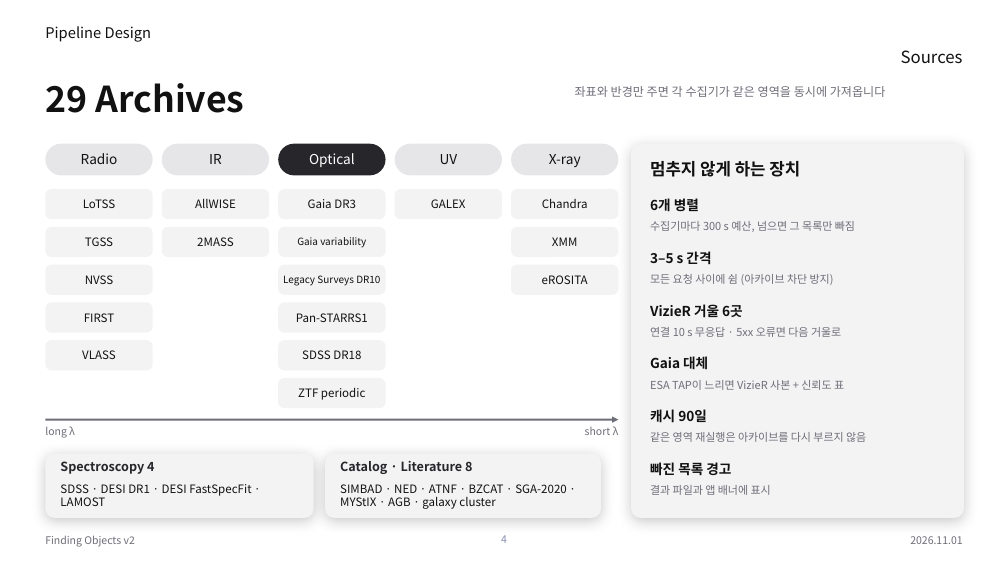
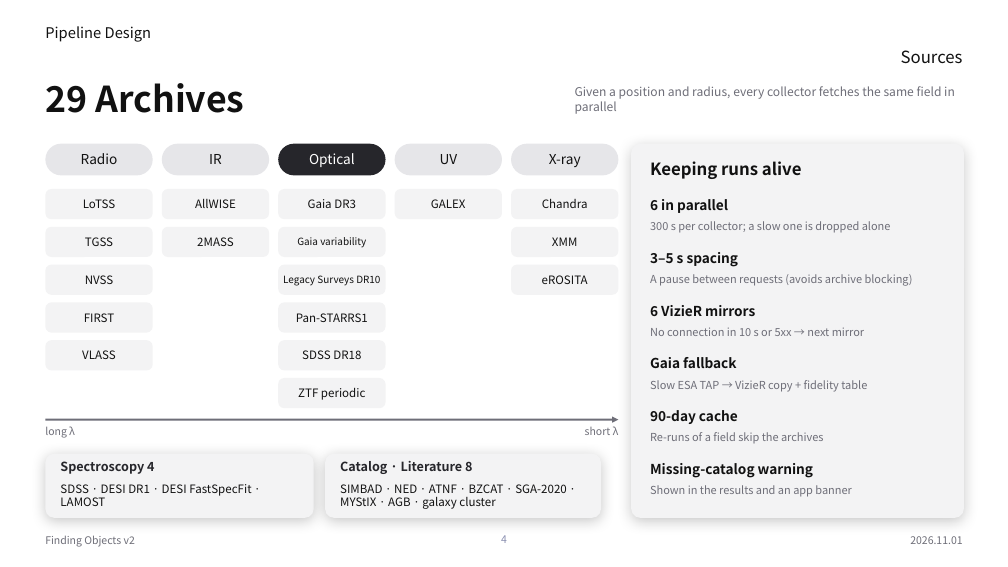
Before and after one commit to Pinchpeach/Finding_objects, a slide deck: slide 4 of v2/document/PIPELINE_STACK_v2.44.0.pptx. Drawn at 1008x567 pixels with LibreOffice and Linux fonts; fonts in the diff are those of the drawing. Boxes give left, top, right and bottom in pixels: in the first picture for what was removed or moved away, otherwise in the second. Text is boxed around its words. In the diff, an @@ line names an element or a change of style, - is before the commit and + after.

```diff
--- a/v2/document/PIPELINE_STACK_v2.44.0.pptx
+++ b/v2/document/PIPELINE_STACK_v2.44.0.pptx
@@ text at box(575, 86, 955, 114): text changed @@
-좌표와 반경만 주면 각 수집기가 같은 영역을 동시에 가져옵니다
+Given a position and radius, every collector fetches the same field in parallel
@@ text at box(650, 161, 802, 179): text changed @@
-멈추지 않게 하는 장치
+Keeping runs alive
@@ text at box(650, 199, 728, 213): text changed @@
-6개 병렬
+6 in parallel
@@ text at box(650, 221, 891, 233): text changed @@
-수집기마다 300 s 예산, 넘으면 그 목록만 빠짐
+300 s per collector; a slow one is dropped alone
@@ text at box(650, 252, 739, 267): text changed @@
-3–5 s 간격
+3–5 s spacing
@@ text at box(650, 274, 913, 286): text changed @@
-모든 요청 사이에 쉼 (아카이브 차단 방지)
+A pause between requests (avoids archive blocking)
@@ text at box(650, 305, 755, 316): text changed @@
-VizieR 거울 6곳
+6 VizieR mirrors
@@ text at box(650, 327, 864, 336): text changed @@
-연결 10 s 무응답 · 5xx 오류면 다음 거울로
+No connection in 10 s or 5xx → next mirror
@@ text at box(650, 357, 736, 368): text changed @@
-Gaia 대체
+Gaia fallback
@@ text at box(650, 380, 867, 392): text changed @@
-ESA TAP이 느리면 VizieR 사본 + 신뢰도 표
+Slow ESA TAP → VizieR copy + fidelity table
@@ text at box(650, 410, 738, 424): text changed @@
-캐시 90일
+90-day cache
@@ text at box(650, 432, 823, 443): text changed @@
-같은 영역 재실행은 아카이브를 다시 부르지 않음
+Re-runs of a field skip the archives
@@ text at box(650, 463, 813, 478): text changed @@
-빠진 목록 경고
+Missing-catalog warning
@@ text at box(650, 485, 851, 497): text changed @@
-결과 파일과 앱 배너에 표시
+Shown in the results and an app banner
```
Also in this commit, not shown: 11 other slides changed, 1 other file.
